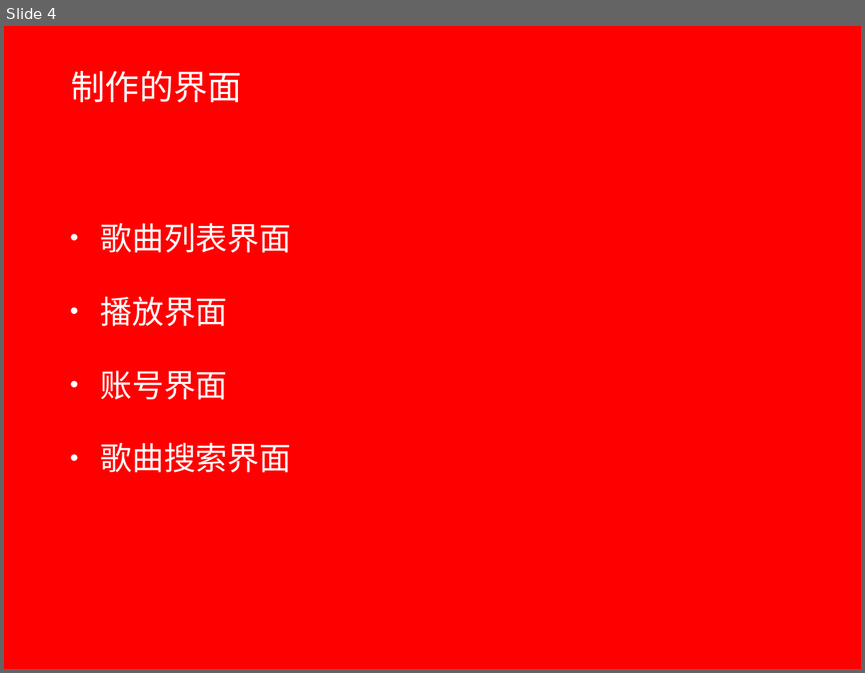
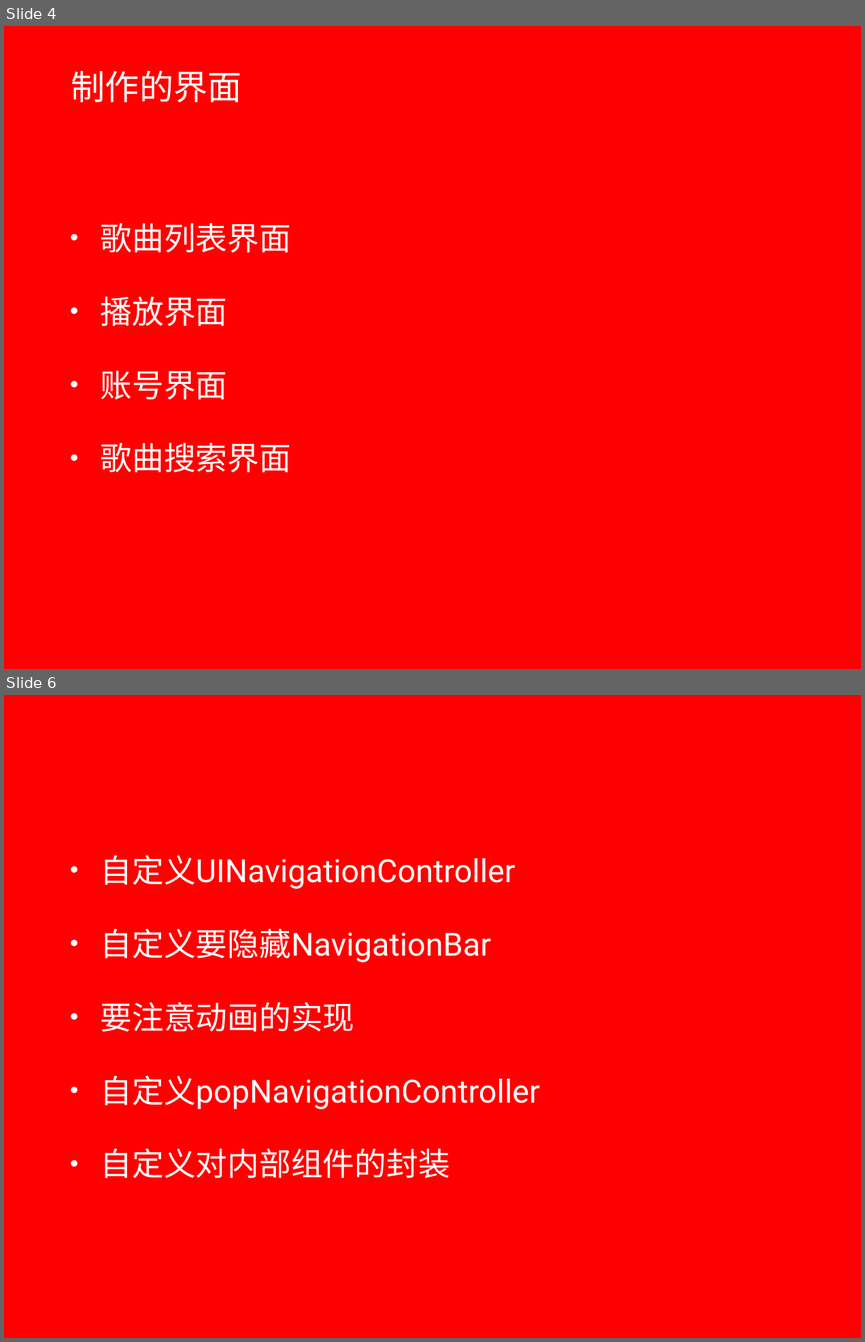
Before and after one commit to blighli/iPhone2015, a slide deck: NB15221李旦/CloudMusic/CloudMusic演示文档.pptx. Shown one above the other, each under a label of ours: slide 4 before the commit, slides 4 and 6 after it; the slides between them are not shown. The pictures are 865x673 and 865x1342 pixels, drawn with LibreOffice and Linux fonts; fonts in the diff are those of the drawing; background and template pictures are left out. Boxes give left, top, right and bottom in pixels: in the first picture for what was removed or moved away, otherwise in the second. Text is boxed around its words. In the diff, an @@ line names an element or a change of style, - is before the commit and + after.

```diff
--- a/NB15221李旦/CloudMusic/CloudMusic演示文档.pptx
+++ b/NB15221李旦/CloudMusic/CloudMusic演示文档.pptx
@@ slide 6 added at (4, 695, 861, 1338), background picture (left out) @@
@@ text added at (101, 855, 540, 1178), 38 pt, text #FFFFFF @@
+• 自定义UINavigationController
+• 自定义要隐藏NavigationBar
+• 要注意动画的实现
+• 自定义popNavigationController
+• 自定义对内部组件的封装
```
Also in this commit, not shown: 1 slide changed, 2 other slides added.
